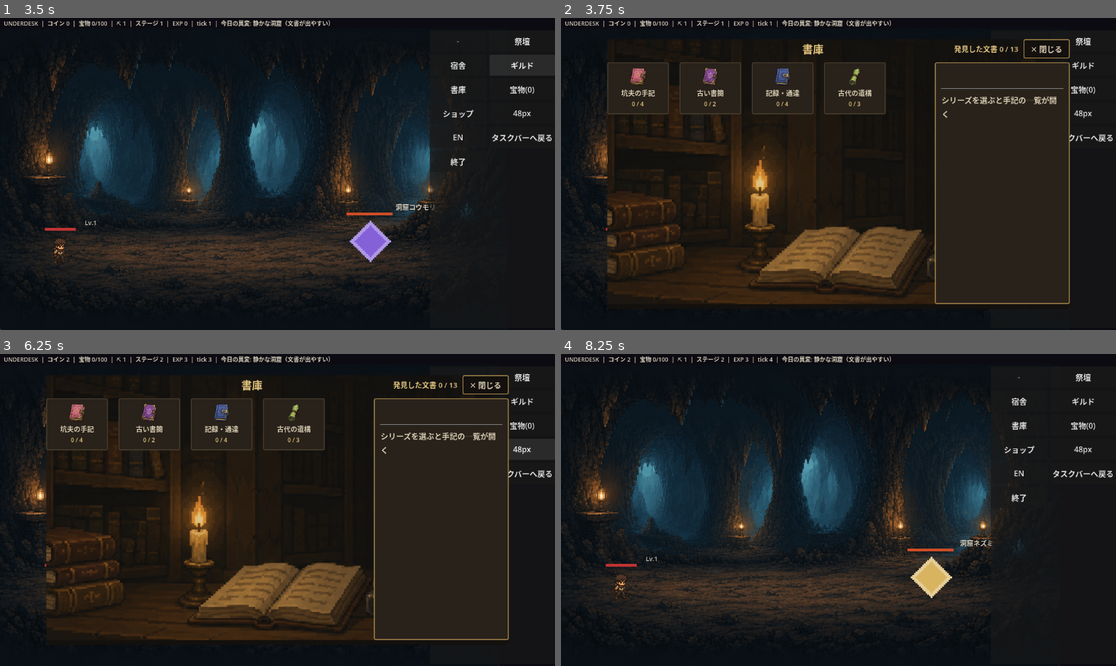
Above: before the commit, frames 1-4 (two rows, left to right).
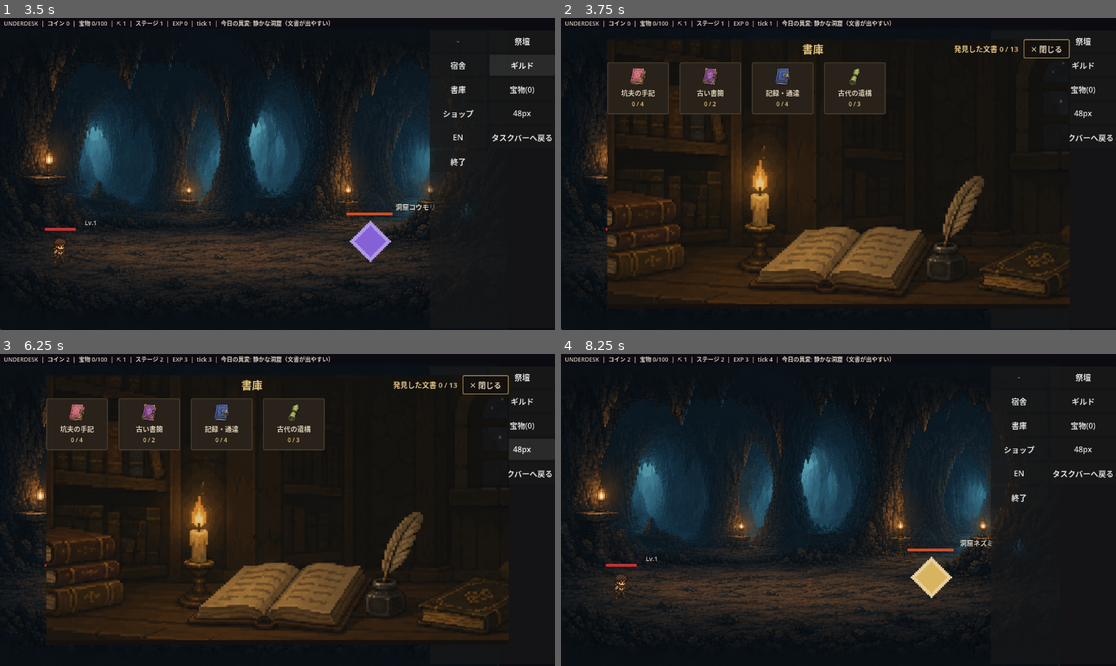
Above: after the commit, the same moments.

Repository: jinsei0604/UnderDesk
Game: Godot game, scene res://src/ui/main.tscn
The game is run twice, just before and just after one commit, with the same random seed, the same clock (stepped at 60 frames per second) and the same inputs.
Inputs (mouse positions are in pixels of both pictures, inside the frame that each line leads up to):
- Up to frame 1 (3.5 s): tap Enter at 0.5 s; drag from (111, 33) to (133, 27) at 0.52 s; click "祭壇" at 1.25 s; click "宿舎" at 2 s; click "ギルド" at 2.75 s
- Up to frame 2 (3.75 s): click "書庫" at 3.5 s
- Up to frame 3 (6.25 s): click "宝物(0)" at 4.25 s; click "ショップ" at 5 s; click "48px" at 5.75 s
- Up to frame 4 (8.25 s): click "EN" at 6.5 s; click "タスクバーへ戻る" at 7.25 s; click "✕ 閉じる" at 8 s

Frame 1 is identical in both runs. In frame 2, 2.6% of the frame differs, in the area x 67-92%, y 14-92%; in frame 3, 2.6%; in frame 4, nothing differs.

Commit message:
Fix hotspot mispositioning: PanelContainer was only resizing one of its children
root (PanelContainer) had three direct children: _background_rect, column,
and _hotspot_layer. PanelContainer is a Container, so it manages every
child's rect itself — but it only re-fit the ones that report their own
minimum-size changes (column, whose content grows with cards). The
hotspot layer, a plain empty Control, got left sized to root's *initial*
custom_minimum_size (920x500) and never grew when the dialog's real
content pushed root to its actual size (960x550) — found by printing
each node's global rect: _hotspot_layer and _background_rect, meant to
share the exact same rect, had drifted ~90px apart. Every hotspot
(guild's signs, shop's counters/close button) was silently mispositioned
by that drift.

Fixed by giving root a single child — a plain Control ("content") that
isn't itself a Container, so it doesn't fight its children's anchors —
and moving _background_rect, column, and _hotspot_layer under that.
PanelContainer now only ever has one child to size, removing the
ambiguity. Confirmed via debug output that _background_rect and
_hotspot_layer now report identical global rects.

Also: hid the detail panel on the archive/treasure shelf views (nothing
is selected there, same empty-hint issue the shop's landing page already
avoided) and dropped a leftover `.title =` assignment on the guild
dialog that predates enable_art_chrome().

Note: could not re-verify guild's "アイテム交換" click live this
session — synthetic mouse input stopped registering in this sandbox
partway through (even the ✕ button stopped responding on a freshly
launched, unobstructed window), a known environment limitation, not
something narrowed down to this code. The positioning bug itself is
fixed and verified structurally; please click-test in-app.

Diff:
--- a/src/ui/card_dialog.gd
+++ b/src/ui/card_dialog.gd
@@ -80,13 +80,28 @@
 	add_child(root)
 	_root_panel = root
 
-	# Background art fills the WHOLE dialog (child 0 of root, behind the
+	# PanelContainer is a Container: with multiple direct children it tries
+	# to manage each one's rect itself, and in practice only fit the ones
+	# that report their own minimum-size changes (the VBoxContainer below)
+	# to its CURRENT size — a plain full-rect Control child (the hotspot
+	# layer) got left sized to root's *initial* custom_minimum_size and
+	# never grew, silently mispositioning every hotspot once the dialog's
+	# real content made root bigger (2026-07-15, hunted via print-debugging
+	# global rects — "アイテム交換" landed ~90px off from the painted sign).
+	# A single plain Control absorbs that ambiguity: PanelContainer only
+	# ever has to size *one* child (this), and plain Controls don't fight
+	# their own children's anchors the way a Container does.
+	var content := Control.new()
+	content.set_anchors_preset(Control.PRESET_FULL_RECT)
+	root.add_child(content)
+
+	# Background art fills the WHOLE dialog (child 0 of content, behind the
 	# column), not just the card body — otherwise the header strip and
 	# margins above/around the cards show the panel behind the art. Framed
 	# dialogs keep their cabinet border because root's content margin insets
 	# this rect; frameless ones (set_frame_visible false) let it reach the
-	# edges. Hotspots live in a matching full-rect layer on top (child 2) so
-	# their texture-normalized rects map 1:1 onto this same rect.
+	# edges. Hotspots live in a matching full-rect layer on top (last child)
+	# so their texture-normalized rects map 1:1 onto this same rect.
 	_background_rect = TextureRect.new()
 	_background_rect.set_anchors_preset(Control.PRESET_FULL_RECT)
 	_background_rect.expand_mode = TextureRect.EXPAND_IGNORE_SIZE
@@ -95,11 +110,12 @@
 	_background_rect.visible = false
 	_background_rect.mouse_filter = Control.MOUSE_FILTER_IGNORE
 	_background_rect.resized.connect(_layout_hotspots)
-	root.add_child(_background_rect)
+	content.add_child(_background_rect)
 
 	var column := VBoxContainer.new()
+	column.set_anchors_preset(Control.PRESET_FULL_RECT)
 	column.add_theme_constant_override("separation", 8)
-	root.add_child(column)
+	content.add_child(column)
 
 	var header := HBoxContainer.new()
 	header.add_theme_constant_override("separation", 10)
@@ -200,7 +216,7 @@
 	detail_box.add_child(_action_button)
 
 	# Hotspot layer: a full-rect Control over everything (last child of
-	# root, same rect as _background_rect), holding the invisible click
+	# content, same rect as _background_rect), holding the invisible click
 	# targets. It must be MOUSE_FILTER_IGNORE, not PASS: PASS forwards the
 	# event to this layer's PARENT, never to the sibling column drawn
 	# behind it, so a full-rect PASS layer on top silently swallows every
@@ -213,7 +229,7 @@
 	_hotspot_layer = Control.new()
 	_hotspot_layer.set_anchors_preset(Control.PRESET_FULL_RECT)
 	_hotspot_layer.mouse_filter = Control.MOUSE_FILTER_IGNORE
-	root.add_child(_hotspot_layer)
+	content.add_child(_hotspot_layer)
 
 	# Drives animated backgrounds; started/stopped by _sync_bg_animation so
 	# it only runs while the dialog is actually visible.
--- a/src/ui/main.gd
+++ b/src/ui/main.gd
@@ -878,7 +878,10 @@
 	_treasure_dialog.set_progress(
 		locale.text("UI_PROGRESS_ITEMS") % [sim.distinct_items(), item_db.all_ids().size()]
 	)
-	_treasure_dialog.show_detail("", locale.text("UI_SELECT_RANK_HINT"), null)
+	# Same as the archive shelf: nothing is selected here (rank cards just
+	# drill in), so drop the detail panel instead of showing a hint no one
+	# asked for yet.
+	_treasure_dialog.set_detail_visible(false)
 
 
 func _show_treasure_rank(rank: String) -> void:
@@ -899,6 +902,7 @@
 	_treasure_dialog.set_progress(
 		"%s   %d / %d" % [locale.text("UI_RANK_LABEL") % rank, owned, item_ids.size()]
 	)
+	_treasure_dialog.set_detail_visible(true)
 	_treasure_dialog.show_detail("", locale.text("UI_SELECT_HINT"), null)
 	var first := _treasure_dialog.first_unlocked_id()
 	if first != "":
@@ -1371,7 +1375,6 @@
 	if settings.resident_mode:
 		_expand()
 	_show_guild_front()
-	_guild_dialog.title = locale.text("UI_GUILD")
 	_guild_dialog.popup_centered()
 
 
@@ -1389,9 +1392,18 @@
 	_guild_dialog.set_back("", false)
 	_guild_dialog.set_action(locale.text("UI_EXCHANGE"), true)
 	if not sim.guild_built():
+		_guild_dialog.set_detail_visible(true)
 		_guild_dialog.show_detail("", locale.text("UI_GUILD_NEEDS_ROOM"), null)
 		return
-	_guild_dialog.show_detail("", locale.text("UI_GUILD_NOTE"), null)
+	# No cards on this page — the two painted signs are the whole UI — so
+	# the detail panel has nothing to show and only ate into card_area's
+	# width. That width matters here specifically: card_area (and the
+	# background behind it) used to stop short of the panel, but now the
+	# background spans the WHOLE dialog, so with the panel left visible the
+	# "アイテム交換" sign (painted near the art's right edge) landed
+	# underneath it — clickable in theory, but covered and confusing, and
+	# in practice hard to hit exactly under the panel's own controls.
+	_guild_dialog.set_detail_visible(false)
 	_guild_dialog.add_hotspot(GUILD_ITEM_EXCHANGE_HOTSPOT, func() -> void: _populate_guild(""))
 	_guild_dialog.add_hotspot(GUILD_COUNTER_HOTSPOT, _show_guild_counter_soon)
 
@@ -1403,6 +1415,7 @@
 func _show_guild_counter_soon() -> void:
 	_guild_dialog.clear_cards()
 	_guild_dialog.clear_hotspots()
+	_guild_dialog.set_detail_visible(true)
 	_guild_dialog.set_back(locale.text("UI_BACK"), true)
 	_guild_dialog.set_action(locale.text("UI_EXCHANGE"), true)
 	_guild_dialog.show_detail(
@@ -1413,6 +1426,7 @@
 func _populate_guild(keep_selection: String) -> void:
 	_guild_dialog.clear_cards()
 	_guild_dialog.clear_hotspots()
+	_guild_dialog.set_detail_visible(true)
 	_guild_dialog.set_back(locale.text("UI_BACK"), true)
 	_guild_dialog.set_action(locale.text("UI_EXCHANGE"), true)
 	if not sim.guild_built():
@@ -1549,7 +1563,10 @@
 	_archive_dialog.set_progress(locale.text("UI_PROGRESS_DOCS") % [
 		sim.discovered_documents.size(), doc_db.count(),
 	])
-	_archive_dialog.show_detail("", locale.text("UI_SELECT_SERIES_HINT"), null)
+	# Nothing is selected on the shelf itself (only a series card, which
+	# immediately drills in), so the detail panel would otherwise just show
+	# a generic hint before the player has touched anything.
+	_archive_dialog.set_detail_visible(false)
 
 
 func _show_archive_series(series_id: String) -> void:
@@ -1581,6 +1598,7 @@
 			break
 	_archive_dialog.set_back(locale.text("UI_BACK"), true)
 	_archive_dialog.set_progress("%s   %d / %d" % [series_name, found, doc_ids.size()])
+	_archive_dialog.set_detail_visible(true)
 	_archive_dialog.show_detail("", locale.text("UI_SELECT_HINT"), null)
 	# Open on the newest unread page in this series, else the first found.
 	var select_id := ""
